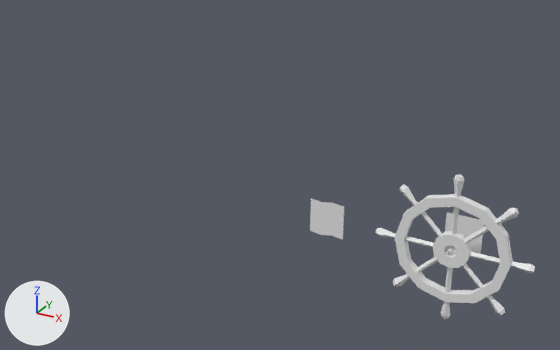
The Blender file resources/main.blend: old version first, new version second.
One viewpoint serves both versions: a 50 mm camera at (9.0, -34.4, 19.2) aimed at (-10.8, 1.5, 1.2). The lights are fixed; the arrows at lower left show +X, +Y and +Z.

Script lines for the objects in view, before the commit:
```python
me_circle_005 = bpy.data.meshes.new('Circle.005')
me_circle_005.from_pydata(...)  # 216 vertices, 206 faces; spans x -2.72..2.72, y -0.18..0.18, z -2.72..2.72
me_plane = bpy.data.meshes.new('Plane')
me_plane.from_pydata([(-1.0, 0.0, -0.96), (1.0, 0.0, -1.0), (-1.0, 0.0, 1.04), (1.0, 0.0, 1.0), (-0.34, 0.0, -1.04), (0.34, 0.0, -0.92), (0.34, 0.0, 1.08), (-0.34, 0.0, 0.96)], [], [(5, 1, 3, 6), (0, 4, 7, 2), (4, 5, 6, 7)])
me_plane_001 = bpy.data.meshes.new('Plane.001')
me_plane_001.from_pydata([(-1.0, -1.0, 0.0), (1.0, -1.0, 0.0), (-1.0, 1.0, 0.0), (1.0, 1.0, 0.0)], [], [(0, 1, 3, 2)])
ob_icon_map = bpy.data.objects.new('ICON_map', me_plane)
ob_icon_map.location = (-7.0, 0.0, 0.0)
ob_scale = bpy.data.objects.new('_scale', me_plane_001)
ob_scale.location = (0.0, 2.0, 0.0)
ob_scale.rotation_euler = (1.571, 0.0, 0.0)  # degrees (90, 0, 0)
ob_steeringwheel = bpy.data.objects.new('SteeringWheel', me_circle_005)
ob_steeringwheel.location = (0.0, 0.0, 0.0)
ob_steeringwheel.scale = (1.5, 1.5, 1.5)
```
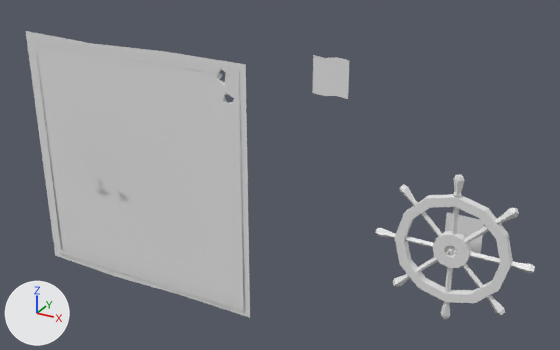
The change, as a diff of the scene's bpy script:
```diff
--- a/resources/main.blend.py
+++ b/resources/main.blend.py
@@ me_plane_004 @@
+me_plane_004.from_pydata([(-0.533, 0.0, -0.363), (-0.533, 0.002, 0.363), (-0.425, 0.001, 0.0), (0.452, -0.002, 0.0)], [], [(3, 2, 0), (3, 1, 2)])
@@ me_plane_003 @@
+me_plane_003.from_pydata(...)  # 100 vertices, 22 faces; spans x -0.674..0.691, y 0.0, z -0.263..0.798
@@ me_cylinder_001 @@
+me_cylinder_001.from_pydata(...)  # 16 vertices, 10 faces; spans x -0.63..0.64, y -1.44..0.59, z -0.36..0.25
@@ me_plane_002 @@
+me_plane_002.from_pydata(...)  # 16 vertices, 7 faces; spans x -8.0..8.0, y -0.1..0.0, z -8.1..8.0
@@ ob_icon_map @@
 ob_icon_map = bpy.data.objects.new('ICON_map', me_plane)
-ob_icon_map.location = (-7.0, 0.0, 0.0)
+ob_icon_map.location = (-7.0, 0.0, 8.0)
@@ ob_icon_player @@
+ob_icon_player = bpy.data.objects.new('ICON_player', me_plane_004)
+ob_icon_player.location = (-21.83, -1.0, 0.0)
@@ ob_icon_island @@
+ob_icon_island = bpy.data.objects.new('ICON_island', me_plane_003)
+ob_icon_island.location = (-23.7, -1.0, 0.0)
@@ ob_mapbg @@
+ob_mapbg = bpy.data.objects.new('MapBg', me_plane_002)
+ob_mapbg.location = (-20.0, 0.0, 0.0)
+_m = ob_mapbg.modifiers.new('Boolean', 'BOOLEAN')
+_m.object = ob_map_cut
+_m.use_hole_tolerant = True
@@ ob_map_cut @@
+ob_map_cut = bpy.data.objects.new('_map_cut', me_cylinder_001)
+ob_map_cut.location = (-13.37, 0.0000587, 7.024)
+ob_map_cut.rotation_euler = (1.571, 0.0, 0.0)  # degrees (90, 0, 0)
+ob_map_cut.hide_set(True)  # wire or fog, not drawn
```

Pixel boxes (x1, y1, x2, y2) of what changed, in the pictures (560 x 350 px):
'MapBg', added: after (26, 31, 250, 318)
'ICON_map', moved: before (310, 199, 344, 240); after (313, 55, 350, 99)
'ICON_island', added: after (73, 155, 89, 172)
'ICON_player', added: after (96, 166, 109, 177)
